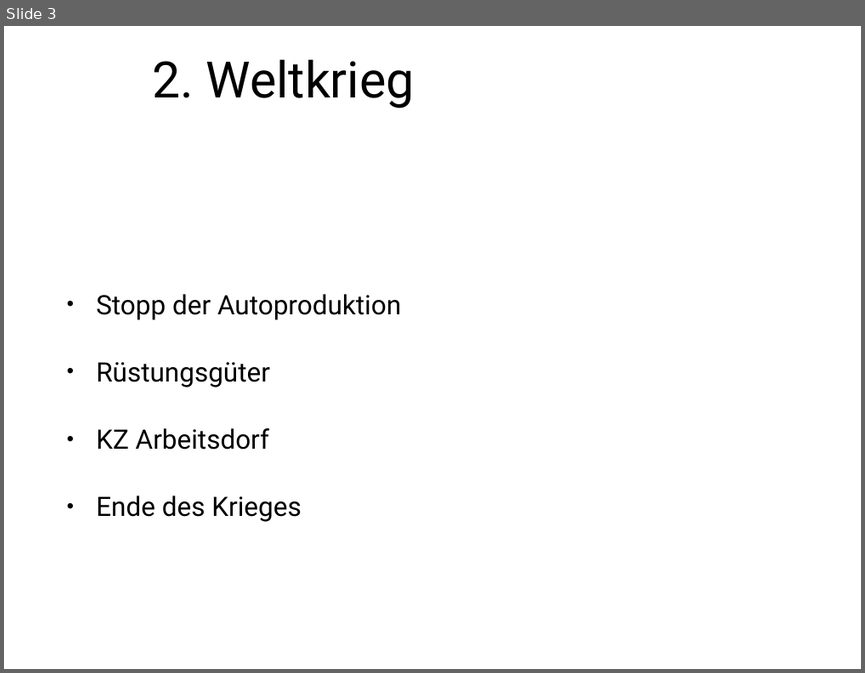
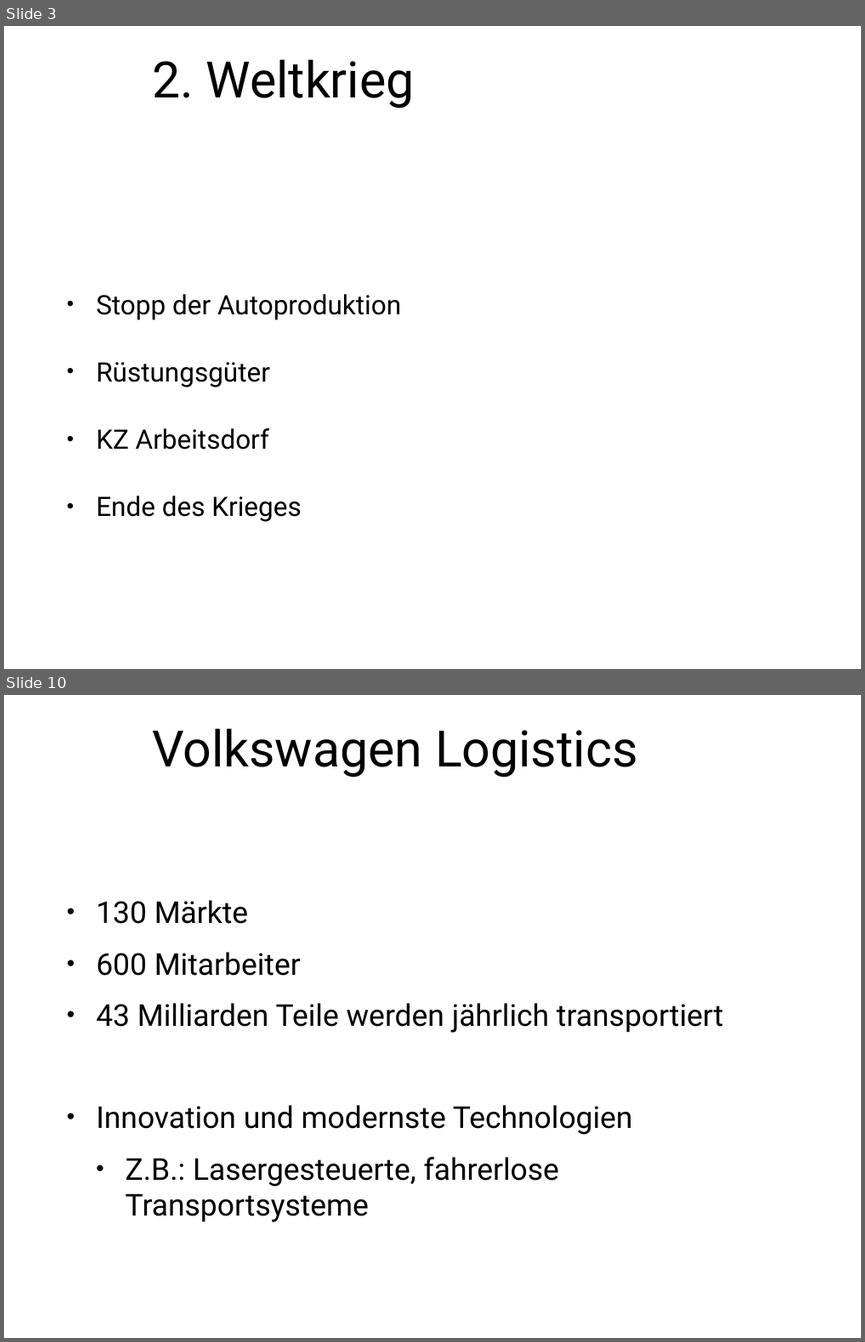
Before and after one commit to hsiegel-tgm/ERPEval, a slide deck: Presentation.pptx. Shown one above the other, each under a label of ours: slide 3 before the commit, slides 3 and 10 after it; the slides between them are not shown. The pictures are 865x673 and 865x1342 pixels, drawn with LibreOffice and Linux fonts; fonts in the diff are those of the drawing; background and template pictures are left out. Boxes give left, top, right and bottom in pixels: in the first picture for what was removed or moved away, otherwise in the second. Text is boxed around its words. In the diff, an @@ line names an element or a change of style, - is before the commit and + after.

```diff
--- a/Presentation.pptx
+++ b/Presentation.pptx
@@ slide 10 added at [4,695,861,1338], background picture (left out) @@
@@ title added at [152,728,637,777], 60 pt, text #000000 @@
+Volkswagen Logistics
@@ text added at [96,900,723,1222], 36 pt, text #000000 @@
+• 130 Märkte
+• 600 Mitarbeiter
+• 43 Milliarden Teile werden jährlich transportiert
+• Innovation und modernste Technologien
+  • Z.B.: Lasergesteuerte, fahrerlose Transportsysteme
```
Also in this commit, not shown: 2 slides changed, 18 other slides added.
